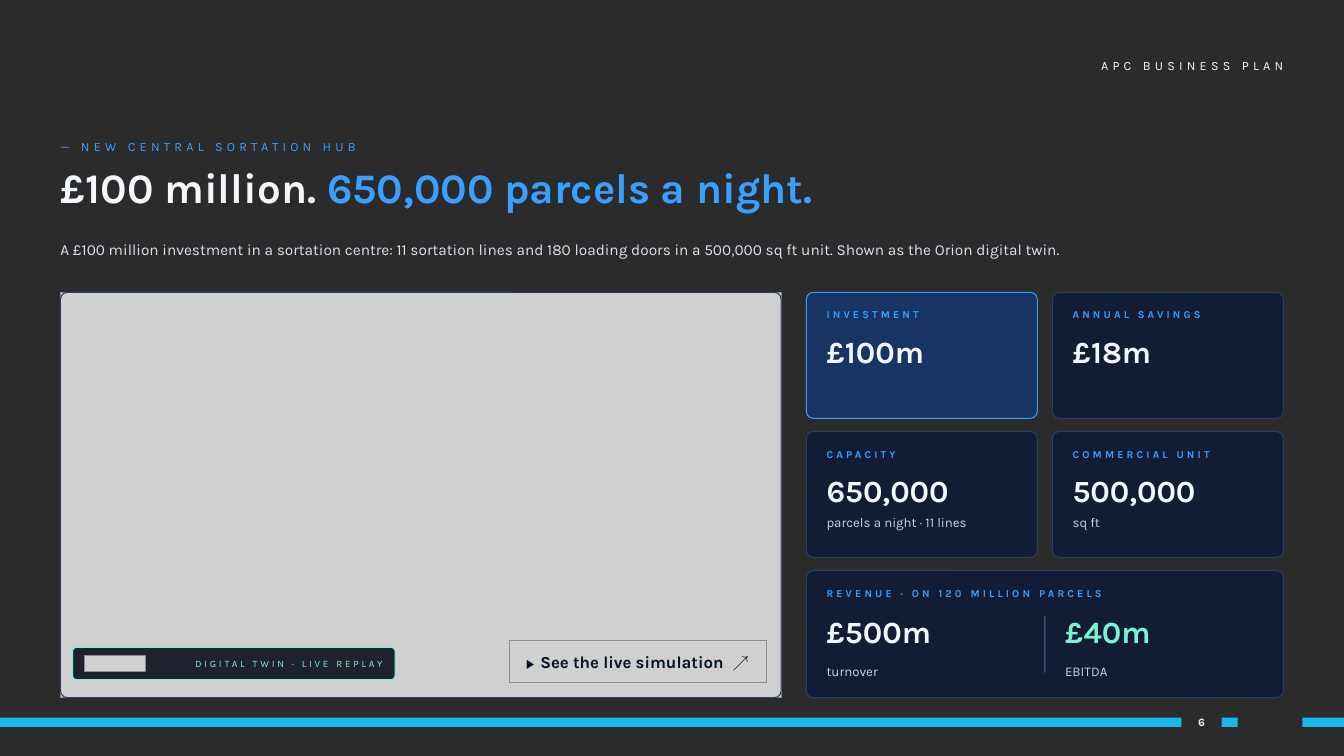
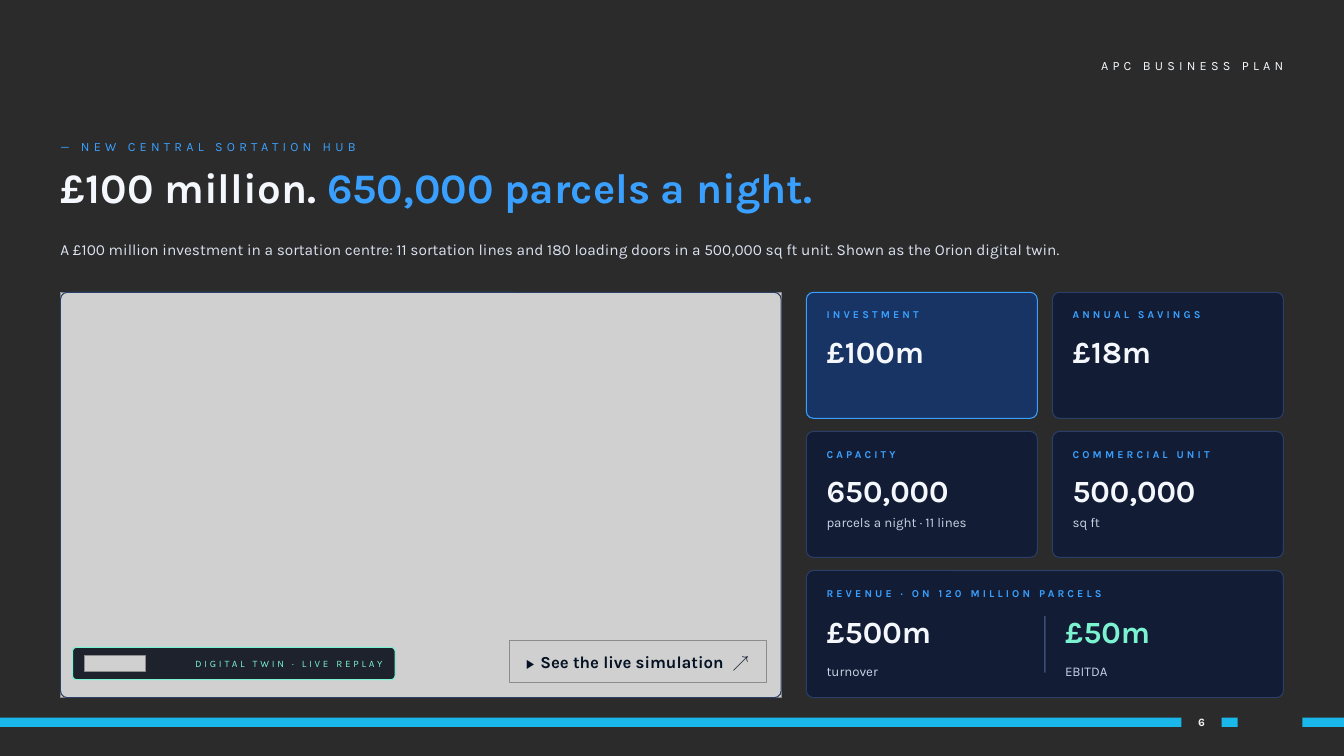
Before and after one commit to dannygrigg/orion-final-1605, a slide deck: slide 6 of share/apc-cannock-phase2-v4/presentation.pptx. Drawn at 1344x756 pixels with LibreOffice and Linux fonts; fonts in the diff are those of the drawing; grey boxes stand for pictures; background and template pictures are left out; a plain dark background stands for a picture behind light text. Boxes give left, top, right and bottom in pixels: in the first picture for what was removed or moved away, otherwise in the second. Text is boxed around its words. In the diff, an @@ line names an element or a change of style, - is before the commit and + after.

```diff
--- a/share/apc-cannock-phase2-v4/presentation.pptx
+++ b/share/apc-cannock-phase2-v4/presentation.pptx
@@ text at [1065, 622, 1150, 644]: text changed @@
-£40m
+£50m
```
Also in this commit, not shown: 2 other files.
